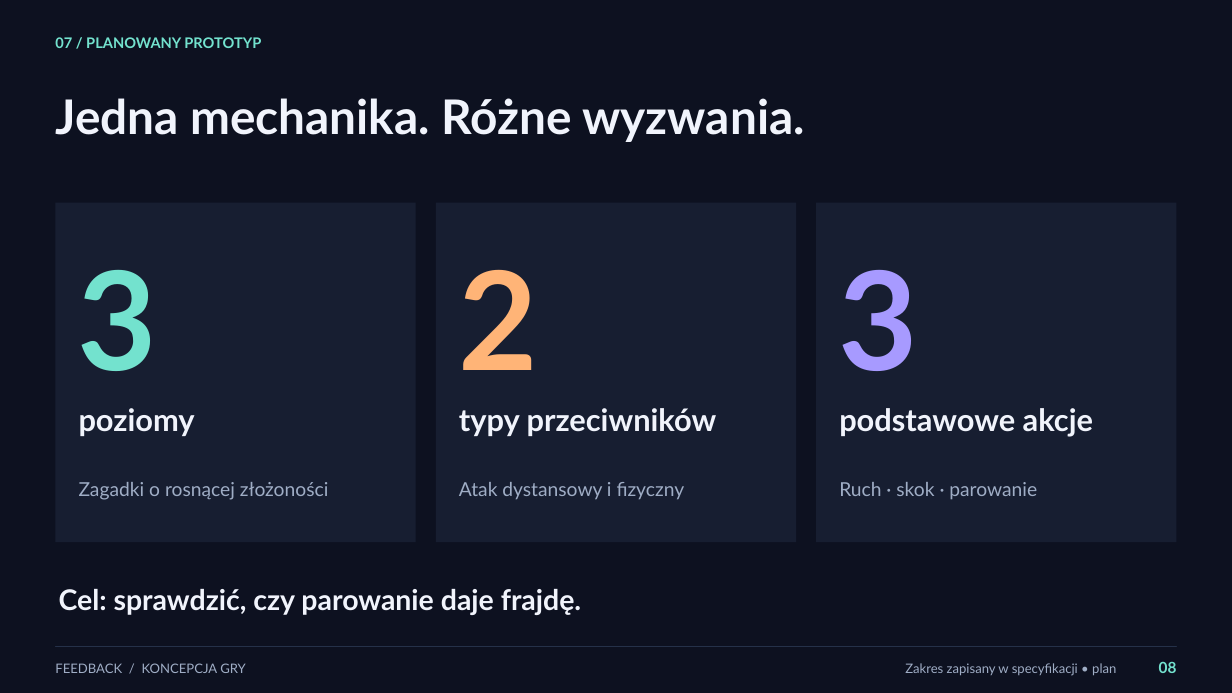
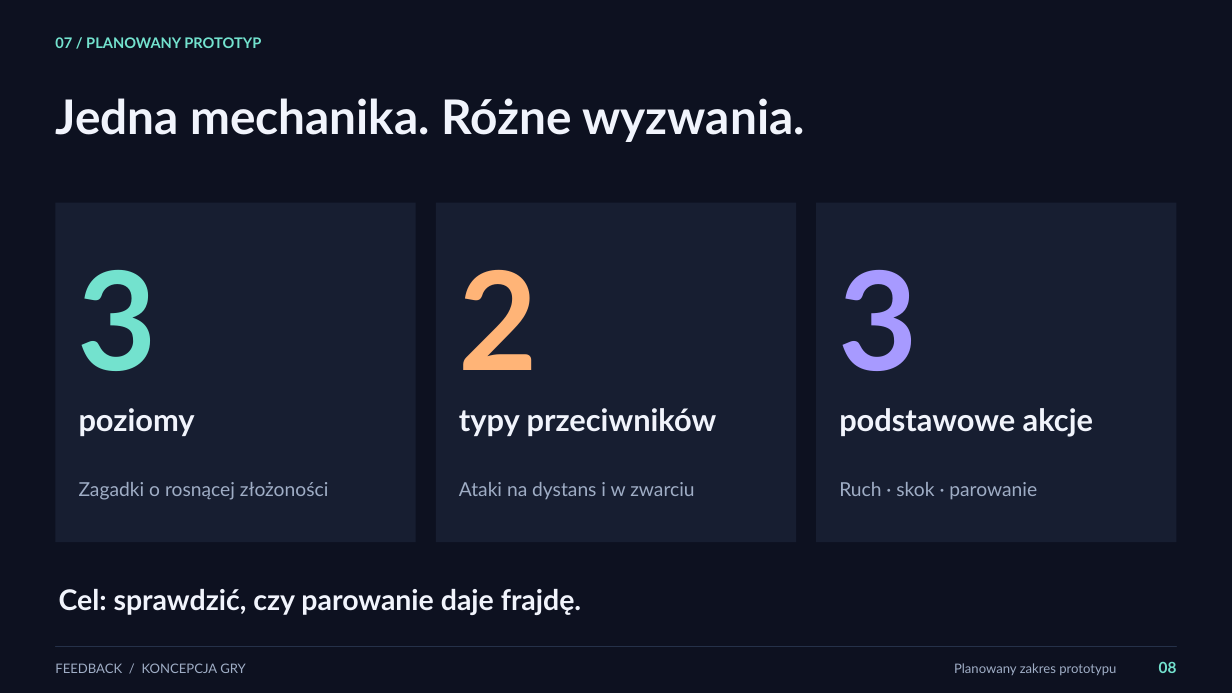
Before and after one commit to 1180779/feedback, a slide deck: slide 8 of psw/pitch_slides/feedback-pitch.pptx. Drawn at 1232x693 pixels with LibreOffice and Linux fonts; fonts in the diff are those of the drawing. Boxes give left, top, right and bottom in pixels: in the first picture for what was removed or moved away, otherwise in the second. Text is boxed around its words. In the diff, an @@ line names an element or a change of style, - is before the commit and + after.

```diff
--- a/psw/pitch_slides/feedback-pitch.pptx
+++ b/psw/pitch_slides/feedback-pitch.pptx
@@ text at bbox=[459, 482, 694, 499]: text changed @@
-Atak dystansowy i fizyczny
+Ataki na dystans i w zwarciu
@@ text at bbox=[954, 663, 1116, 675]: text changed @@
-Zakres zapisany w specyfikacji • plan
+Planowany zakres prototypu
```
Also in this commit, not shown: 8 other slides changed, 5 other files.
